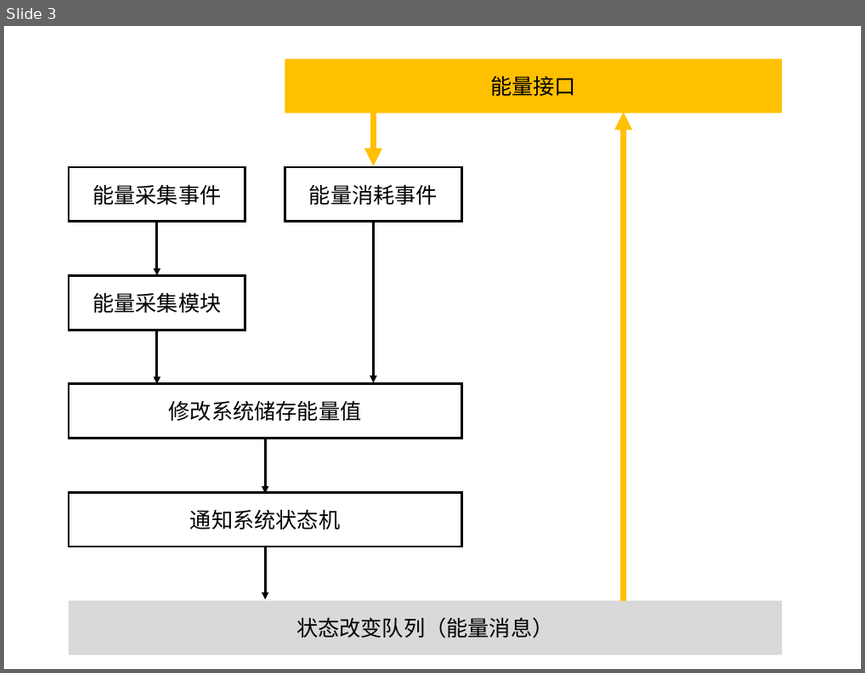
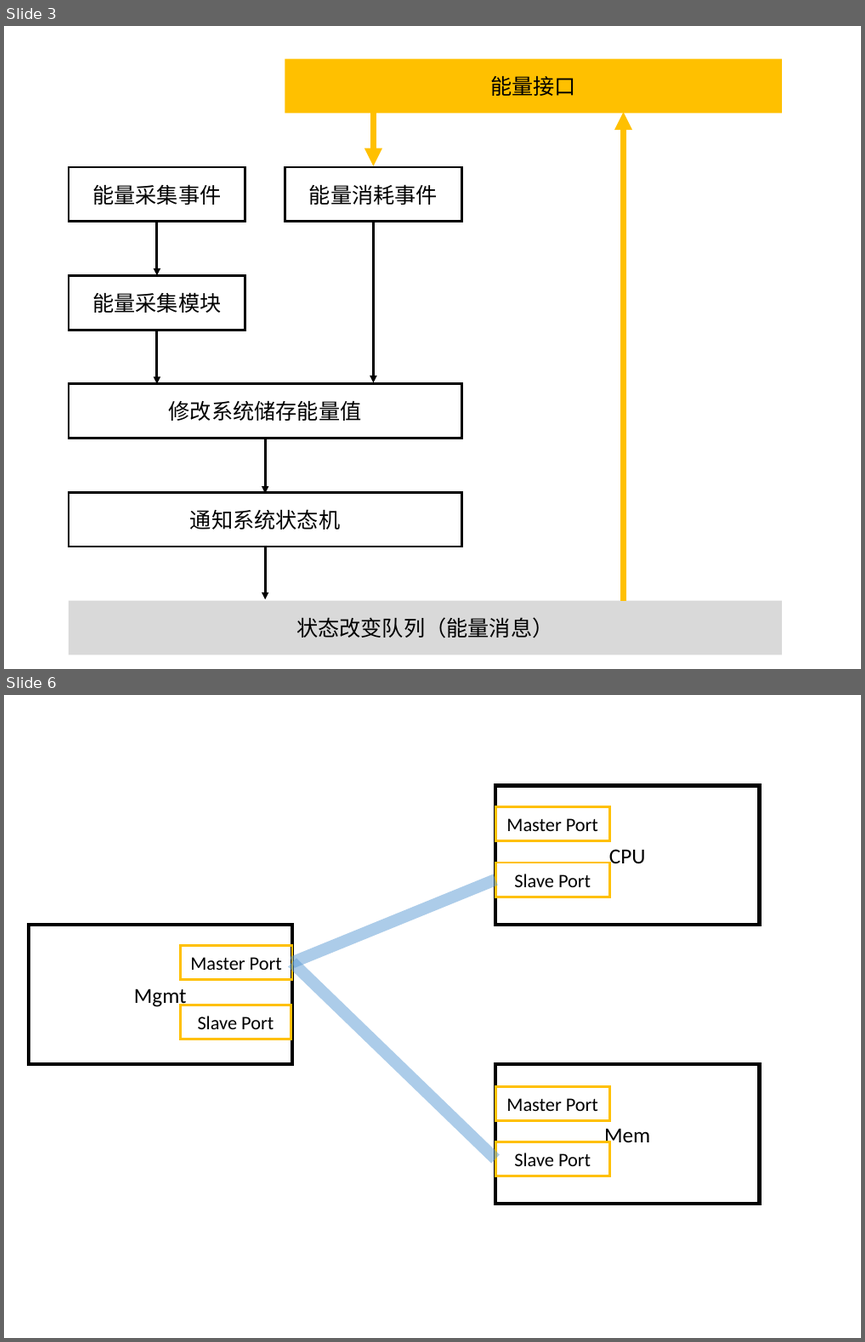
Before and after one commit to zlfben/tools_for_gem5-NVP, a slide deck: thesis/draw.pptx. Shown one above the other, each under a label of ours: slide 3 before the commit, slides 3 and 6 after it; the slides between them are not shown. The pictures are 865x673 and 865x1342 pixels, drawn with LibreOffice and Linux fonts; fonts in the diff are those of the drawing. Boxes give left, top, right and bottom in pixels: in the first picture for what was removed or moved away, otherwise in the second. Text is boxed around its words. In the diff, an @@ line names an element or a change of style, - is before the commit and + after.

```diff
--- a/thesis/draw.pptx
+++ b/thesis/draw.pptx
@@ slide 6 added at (4, 695, 861, 1338), background #FFFFFF @@
@@ rectangle added at (495, 786, 759, 925), outline #000000 3 pt, 18 pt, text #000000 @@
+CPU
@@ rectangle added at (495, 807, 609, 841), outline #FFC000 2 pt, 16 pt, text #000000 @@
+Master Port
@@ rectangle added at (495, 862, 609, 896), outline #FFC000 2 pt, 16 pt, text #000000 @@
+Slave Port
@@ line added from (292, 962) to (495, 879), #5B9BD5 10 pt @@
@@ rectangle added at (28, 925, 292, 1063), outline #000000 3 pt, 18 pt, text #000000 @@
+Mgmt
@@ rectangle added at (181, 945, 293, 980), outline #FFC000 2 pt, 16 pt, text #000000 @@
+Master Port
@@ line added from (292, 962) to (495, 1158), #5B9BD5 10 pt @@
@@ rectangle added at (181, 1004, 291, 1038), outline #FFC000 2 pt, 16 pt, text #000000 @@
+Slave Port
@@ rectangle added at (495, 1064, 759, 1203), outline #000000 3 pt, 18 pt, text #000000 @@
+Mem
@@ rectangle added at (495, 1086, 609, 1120), outline #FFC000 2 pt, 16 pt, text #000000 @@
+Master Port
@@ rectangle added at (495, 1141, 609, 1175), outline #FFC000 2 pt, 16 pt, text #000000 @@
+Slave Port
```
Also in this commit, not shown: 2 other slides added.
